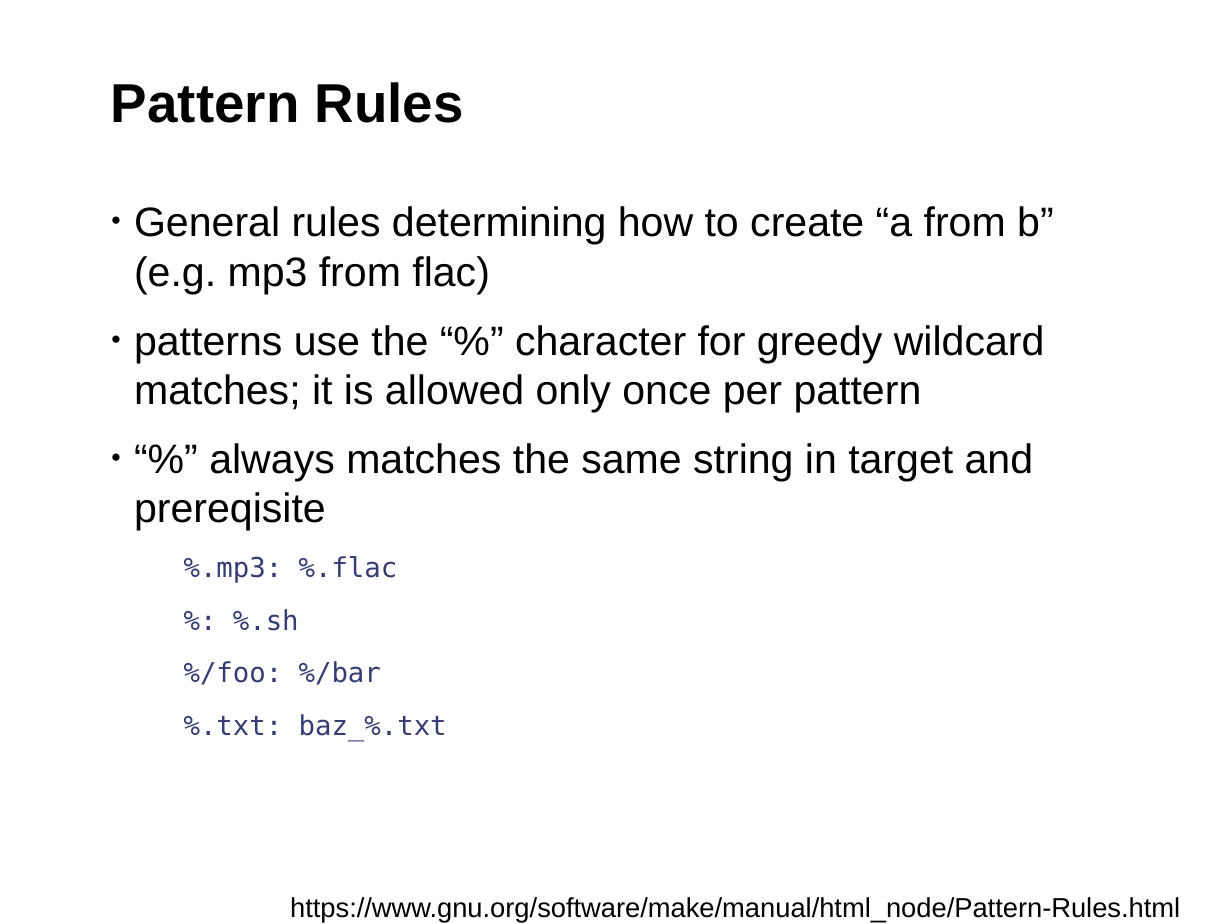
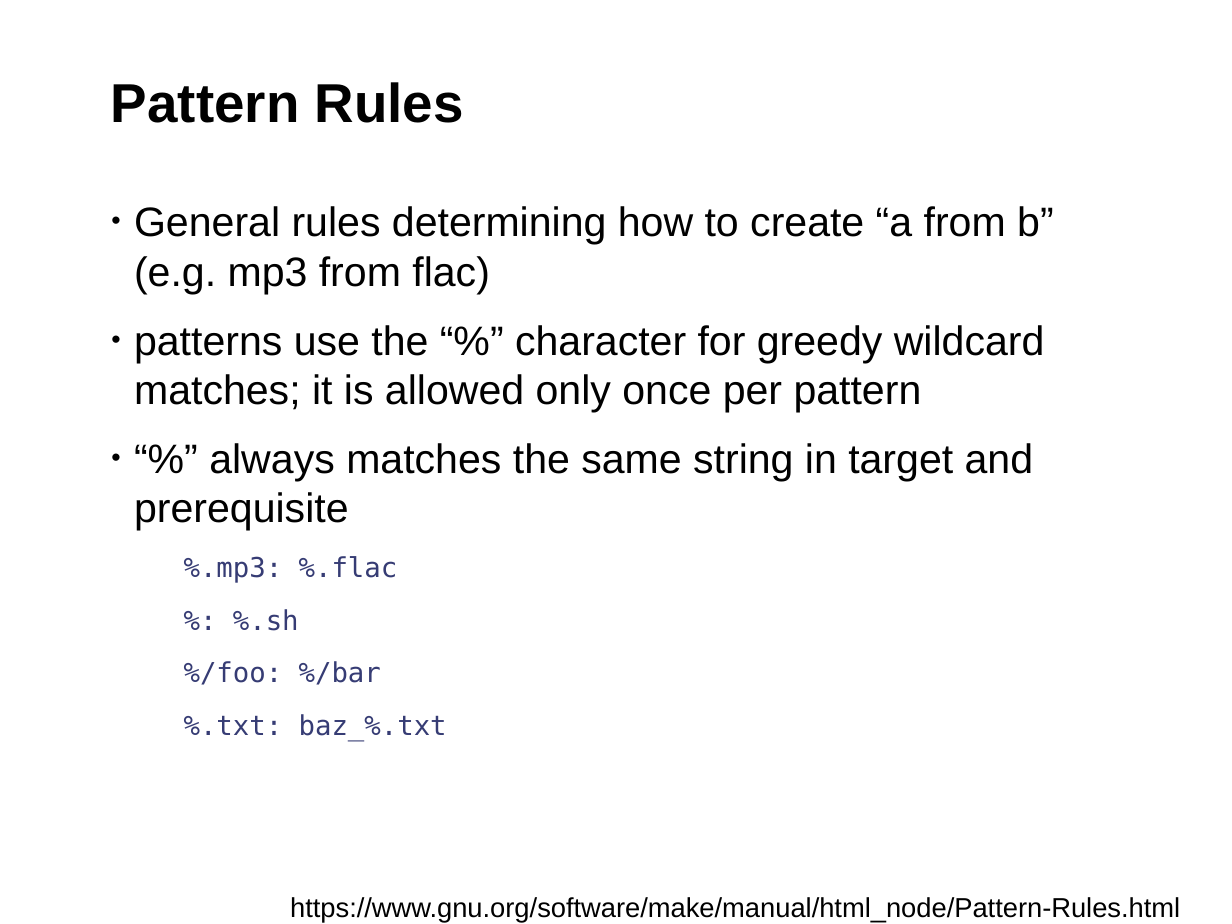
Before and after one commit to fsundermeyer/GNU_make_workshop, a slide deck: slide 23 of Presentation_GNU_make_workshop.odp. Drawn at 1232x924 pixels with LibreOffice and Linux fonts; fonts in the diff are those of the drawing; background and template pictures are left out. Boxes give left, top, right and bottom in pixels: in the first picture for what was removed or moved away, otherwise in the second. Text is boxed around its words. In the diff, an @@ line names an element or a change of style, - is before the commit and + after.

Commit message:
Corrected typos

```diff
--- a/Presentation_GNU_make_workshop.odp
+++ b/Presentation_GNU_make_workshop.odp
@@ text at (134,443,1033,530): text changed @@
-• “%” always matches the same string in target and prereqisite
+• “%” always matches the same string in target and prerequisite
```
Also in this commit, not shown: 12 other slides changed.
